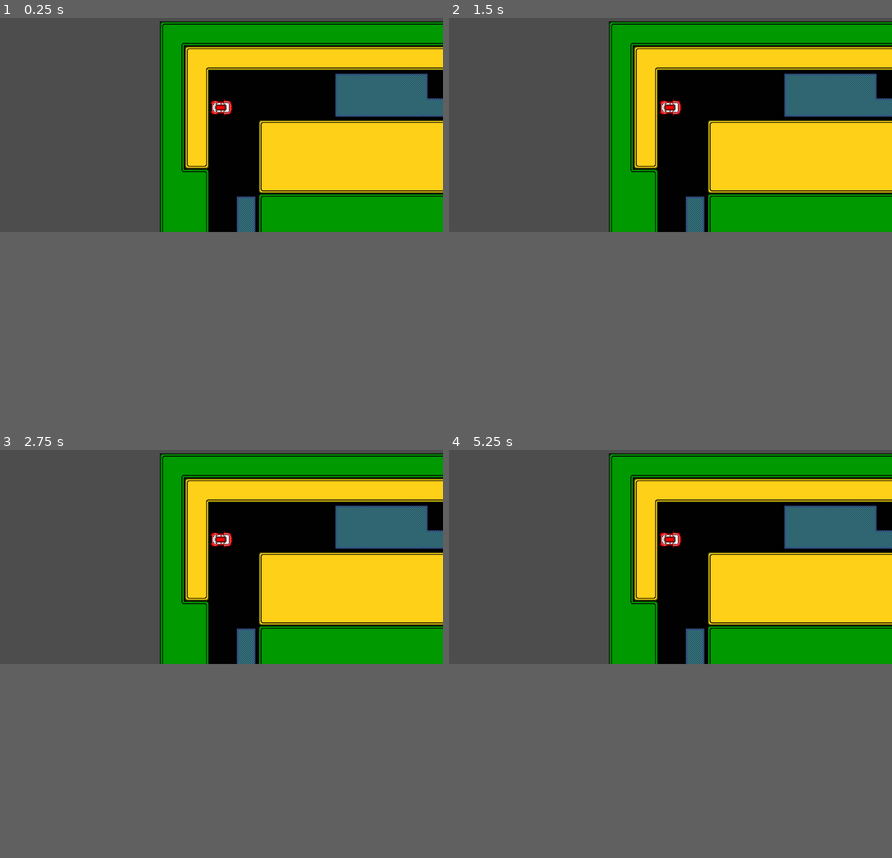
Above: before the commit, frames 1-4 (two rows, left to right).
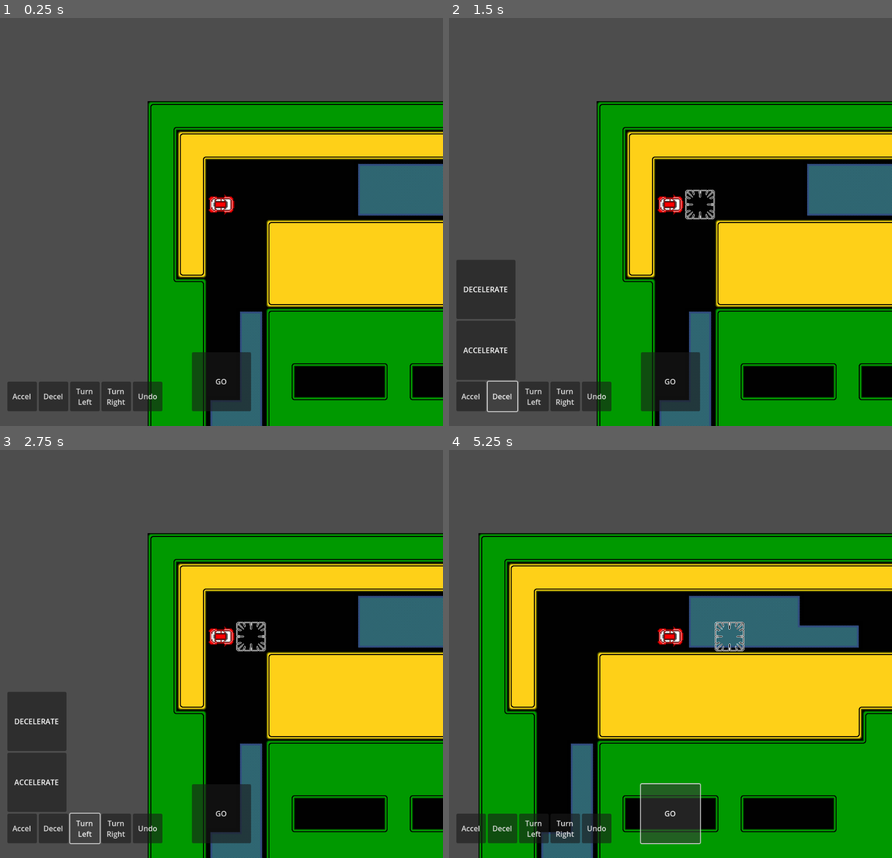
Above: after the commit, the same moments.

Repository: mperez68/wild-jam-88
Game: Godot game, scene res://main_scenes/abstract/game.tscn
Same seed, same stepped clock (60 frames per second), same inputs: the game is played once before the commit and once after it.
Inputs (mouse positions are in pixels of both pictures, inside the frame that each line leads up to):
- Up to frame 1 (0.25 s): no input
- Up to frame 2 (1.5 s): click (471, 213) at 0.5 s, where only the run after the commit has a clickable "Accel"; click (502, 213) at 1.25 s, where only the run after the commit has a clickable "Decel"
- Up to frame 3 (2.75 s): click (84, 645) at 2 s, where only the run after the commit has a clickable "Turn Left"
- Up to frame 4 (5.25 s): click (564, 645) at 2.75 s, where only the run after the commit has a clickable "Turn Right"; click (595, 645) at 3.5 s, where only the run after the commit has a clickable "Undo"; click (670, 637) at 4.25 s, where only the run after the commit has a clickable "GO"; click (670, 637) at 5 s, where only the run after the commit has a clickable "GO"
In our replay, the window is 799x449 before the commit and 799x799 after it. These sizes can differ from the game's own. Grey fills any space a smaller window leaves; there, only what the larger window draws over its background counts as a difference.

The runs differ from the first frame. In frame 1, 62% of the frame differs, in the area x 1-100%, y 0-100%; in frame 2, 63%; in frame 3, 63%; in frame 4, 67%, in the area x 0-100%, y 0-100%.

Commit message:
inputs from hud

Diff:
--- a/game_objects/scripts/camera.gd
+++ b/game_objects/scripts/camera.gd
@@ -7,6 +7,10 @@
 var pan_vector: Vector2 = Vector2.ZERO
 
 # ENGINE
+func _ready() -> void:
+	SignalBus.center_camera.connect(_on_center_camera)
+	SignalBus.lock_camera.connect(_on_lock_camera)
+
 func _process(delta: float) -> void:
 	if locked:
 		return
@@ -29,3 +33,8 @@
 
 
 # SIGNALS
+func _on_center_camera(node: Node2D):
+	follow_target = node
+
+func _on_lock_camera(is_locked: bool):
+	locked = is_locked
--- a/game_objects/scripts/car.gd
+++ b/game_objects/scripts/car.gd
@@ -1,5 +1,7 @@
 @tool
 class_name Car extends GridNode2D
+
+enum Action{ ACCELERATE, DECELERATE, TURN_LEFT, TURN_RIGHT, DO_ACTIONS }
 
 const MARKER: PackedScene = preload("res://game_objects/marker.tscn")
 
@@ -13,35 +15,34 @@
 var speed: Vector3i = Vector3i.ZERO
 
 # ENGINE
-func _input(event: InputEvent) -> void:	# TODO temp
-	if event.is_action_pressed("ui_accept"):
-		do_actions()
-	elif event.is_action_pressed("ui_up"):
-		accelerate(acceleration_rate)
-	elif event.is_action_pressed("ui_down"):
-		decelerate(deceleration_rate)
-	elif event.is_action_pressed("ui_left"):
-		turn(false)
-	elif event.is_action_pressed("ui_right"):
-		turn(true)
+#func _input(event: InputEvent) -> void:	# TODO temp
+	#if event.is_action_pressed("ui_accept"):
+		#do_actions()
+	#elif event.is_action_pressed("ui_up"):
+		#accelerate(acceleration_rate)
+	#elif event.is_action_pressed("ui_down"):
+		#decelerate(deceleration_rate)
+	#elif event.is_action_pressed("ui_left"):
+		#turn(false)
+	#elif event.is_action_pressed("ui_right"):
+		#turn(true)
 
 
 # PUBLIC
-func accelerate(value: int):
-	speed += get_facing_vector_3d() * value
+func accelerate(value: int, undo: bool = false):
+	speed += get_facing_vector_3d() * value * (-1 if undo else 1)
 	project_actions()
 
-func decelerate(value: int):
-	speed -= get_facing_vector_3d() * value
+func decelerate(value: int, undo: bool = false):
+	speed -= get_facing_vector_3d() * value * (-1 if undo else 1)
 	project_actions()
 
-func turn(right: bool):
-	var new_facing: int = (facing + (1 if right else -1)) % Facing.size()
+func turn(right: bool, undo: bool = false):
+	var new_facing: int = (facing + ( (1 if right else -1) * (-1 if undo else 1) )) % Facing.size()
 	if new_facing < 0:
 		new_facing += Facing.size()
 	facing = (new_facing) as Facing
 	project_actions()
-
 
 func do_actions():
 	smoke_sprite.play("puff")
@@ -88,3 +89,16 @@
 func _on_smoke_sprite_animation_finished() -> void:
 	if smoke_sprite.animation == "puff":
 		smoke_sprite.play("idle")
+
+func _on_hud_action_pressed(action: Action, undo: bool) -> void:
+	match action:
+		Action.ACCELERATE:
+			accelerate(acceleration_rate, undo)
+		Action.DECELERATE:
+			decelerate(deceleration_rate, undo)
+		Action.TURN_LEFT:
+			turn(false, undo)
+		Action.TURN_RIGHT:
+			turn(true, undo)
+		Action.DO_ACTIONS:
+			do_actions()
--- /dev/null
+++ b/global/scripts/signal_bus.gd
@@ -0,0 +1,6 @@
+extends Node
+
+@warning_ignore("unused_signal")
+signal center_camera(node: Node2D)
+@warning_ignore("unused_signal")
+signal lock_camera(is_locked: bool)
--- /dev/null
+++ b/global/signal_bus.tscn
@@ -0,0 +1,6 @@
+[gd_scene load_steps=2 format=3 uid="uid://kumii6fnhl0k"]
+
+[ext_resource type="Script" uid="uid://8ab2hnjf82s" path="res://global/scripts/signal_bus.gd" id="1_slp6l"]
+
+[node name="SignalBus" type="Node"]
+script = ExtResource("1_slp6l")
--- a/main_scenes/abstract/game.tscn
+++ b/main_scenes/abstract/game.tscn
@@ -1,6 +1,7 @@
-[gd_scene load_steps=9 format=4 uid="uid://bgfikyxrkdq4y"]
+[gd_scene load_steps=10 format=4 uid="uid://bgfikyxrkdq4y"]
 
 [ext_resource type="Script" uid="uid://c7w7oup6gvr1h" path="res://game_objects/scripts/camera.gd" id="1_gehsp"]
+[ext_resource type="PackedScene" uid="uid://c1hamfe2olpfm" path="res://ui/hud.tscn" id="1_nstr0"]
 [ext_resource type="Script" uid="uid://72wx23wqtp5u" path="res://game_objects/scripts/map.gd" id="2_e2uy4"]
 [ext_resource type="Texture2D" uid="uid://canv5wfufrd3w" path="res://assets/terrain_set.png" id="2_hvtmv"]
 [ext_resource type="Texture2D" uid="uid://blmget1ykmill" path="res://assets/ice_road.png" id="3_e2uy4"]
@@ -1086,6 +1087,8 @@
 
 [node name="Game" type="Node2D"]
 
+[node name="HUD" parent="." instance=ExtResource("1_nstr0")]
+
 [node name="Camera" type="Camera2D" parent="." node_paths=PackedStringArray("follow_target")]
 script = ExtResource("1_gehsp")
 follow_target = NodePath("../Car")
@@ -1101,3 +1104,5 @@
 position = Vector2(160, 224)
 acceleration_rate = 2
 grid_3d_position = Vector3i(2, 3, 0)
+
+[connection signal="action_pressed" from="HUD" to="Car" method="_on_hud_action_pressed"]
--- a/project.godot
+++ b/project.godot
@@ -18,6 +18,16 @@
 [autoload]
 
 MyUtil="*res://global/my_util.tscn"
+SignalBus="*res://global/signal_bus.tscn"
+
+[display]
+
+window/size/viewport_width=960
+window/size/viewport_height=960
+
+[gui]
+
+theme/custom="uid://c4wnlbd1mlp7"
 
 [input]
 
--- /dev/null
+++ b/resources/theme.tres
@@ -0,0 +1,7 @@
+[gd_resource type="Theme" format=3 uid="uid://c4wnlbd1mlp7"]
+
+[resource]
+MarginContainer/constants/margin_bottom = 32
+MarginContainer/constants/margin_left = 16
+MarginContainer/constants/margin_right = 16
+MarginContainer/constants/margin_top = 32
--- /dev/null
+++ b/ui/action_tile.tscn
@@ -0,0 +1,31 @@
+[gd_scene load_steps=3 format=3 uid="uid://17huhevfgy52"]
+
+[ext_resource type="Script" uid="uid://drind7vr7aoqe" path="res://ui/scripts/action_tile.gd" id="1_2td78"]
+
+[sub_resource type="StyleBoxFlat" id="StyleBoxFlat_4cdjm"]
+content_margin_left = 0.0
+content_margin_top = 0.0
+content_margin_right = 0.0
+content_margin_bottom = 0.0
+bg_color = Color(0.1, 0.1, 0.1, 0.6)
+corner_radius_top_left = 3
+corner_radius_top_right = 3
+corner_radius_bottom_right = 3
+corner_radius_bottom_left = 3
+corner_detail = 5
+
+[node name="ActionTile" type="PanelContainer"]
+custom_minimum_size = Vector2(128, 128)
+theme_override_styles/panel = SubResource("StyleBoxFlat_4cdjm")
+script = ExtResource("1_2td78")
+
+[node name="VBoxContainer" type="VBoxContainer" parent="."]
+layout_mode = 2
+alignment = 1
+
+[node name="TextLabel" type="Label" parent="VBoxContainer"]
+unique_name_in_owner = true
+layout_mode = 2
+text = "Action"
+horizontal_alignment = 1
+vertical_alignment = 1
--- /dev/null
+++ b/ui/hud.tscn
@@ -0,0 +1,90 @@
+[gd_scene load_steps=4 format=3 uid="uid://c1hamfe2olpfm"]
+
+[ext_resource type="Script" uid="uid://ckg8crmjihvtg" path="res://ui/scripts/hud.gd" id="1_rbyyf"]
+[ext_resource type="PackedScene" uid="uid://dm2bnda2ccam2" path="res://ui/sfx_button.tscn" id="2_276te"]
+[ext_resource type="PackedScene" uid="uid://17huhevfgy52" path="res://ui/action_tile.tscn" id="3_546lt"]
+
+[node name="HUD" type="CanvasLayer"]
+script = ExtResource("1_rbyyf")
+
+[node name="MarginContainer" type="MarginContainer" parent="."]
+anchors_preset = 15
+anchor_right = 1.0
+anchor_bottom = 1.0
+grow_horizontal = 2
+grow_vertical = 2
+
+[node name="Control" type="Control" parent="MarginContainer"]
+layout_mode = 2
+
+[node name="HBoxContainer" type="HBoxContainer" parent="MarginContainer/Control"]
+layout_mode = 1
+anchors_preset = 12
+anchor_top = 1.0
+anchor_right = 1.0
+anchor_bottom = 1.0
+grow_horizontal = 2
+grow_vertical = 0
+
+[node name="AccelButton" parent="MarginContainer/Control/HBoxContainer" instance=ExtResource("2_276te")]
+layout_mode = 2
+text = "Accel"
+
+[node name="DecelButton" parent="MarginContainer/Control/HBoxContainer" instance=ExtResource("2_276te")]
+layout_mode = 2
+text = "Decel"
+
+[node name="LeftButton" parent="MarginContainer/Control/HBoxContainer" instance=ExtResource("2_276te")]
+layout_mode = 2
+text = "Turn
+Left"
+
+[node name="RightButton" parent="MarginContainer/Control/HBoxContainer" instance=ExtResource("2_276te")]
+layout_mode = 2
+text = "Turn
+Right"
+
+[node name="UndoButton" parent="MarginContainer/Control/HBoxContainer" instance=ExtResource("2_276te")]
+layout_mode = 2
+text = "Undo"
+
+[node name="GoButton" parent="MarginContainer/Control" instance=ExtResource("2_276te")]
+custom_minimum_size = Vector2(128, 128)
+layout_mode = 1
+anchors_preset = 7
+anchor_left = 0.5
+anchor_top = 1.0
+anchor_right = 0.5
+anchor_bottom = 1.0
+offset_left = -32.0
+offset_top = -64.0
+offset_right = 32.0
+offset_bottom = 0.0
+grow_horizontal = 2
+grow_vertical = 0
+text = "GO"
+
+[node name="ActionTileContainer" type="VBoxContainer" parent="MarginContainer/Control"]
+unique_name_in_owner = true
+layout_mode = 1
+anchors_preset = 2
+anchor_top = 1.0
+anchor_bottom = 1.0
+offset_top = -68.0
+offset_bottom = -68.0
+grow_vertical = 0
+alignment = 2
+
+[node name="ActionTile" parent="MarginContainer/Control/ActionTileContainer" instance=ExtResource("3_546lt")]
+layout_mode = 2
+
+[node name="ActionTile2" parent="MarginContainer/Control/ActionTileContainer" instance=ExtResource("3_546lt")]
+layout_mode = 2
+action = 2
+
+[connection signal="pressed" from="MarginContainer/Control/HBoxContainer/AccelButton" to="." method="_on_button_pressed" binds= [0]]
+[connection signal="pressed" from="MarginContainer/Control/HBoxContainer/DecelButton" to="." method="_on_button_pressed" binds= [1]]
+[connection signal="pressed" from="MarginContainer/Control/HBoxContainer/LeftButton" to="." method="_on_button_pressed" binds= [2]]
+[connection signal="pressed" from="MarginContainer/Control/HBoxContainer/RightButton" to="." method="_on_button_pressed" binds= [3]]
+[connection signal="pressed" from="MarginContainer/Control/HBoxContainer/UndoButton" to="." method="_on_undo_button_pressed"]
+[connection signal="pressed" from="MarginContainer/Control/GoButton" to="." method="_on_go_button_pressed"]
--- /dev/null
+++ b/ui/scripts/action_tile.gd
@@ -0,0 +1,24 @@
+@tool
+class_name ActionTile extends PanelContainer
+
+@onready var text_label: Label = %TextLabel
+
+@export var action: Car.Action = Car.Action.ACCELERATE:
+	set(value):
+		action = value
+		if text_label:
+			text_label.text = Car.Action.keys()[action].replace("_", " ")
+
+
+# ENGINE
+func _ready():
+	action = action
+
+
+# PUBLIC
+
+
+# PRIVATE
+
+
+# SIGNALS
--- /dev/null
+++ b/ui/scripts/hud.gd
@@ -0,0 +1,45 @@
+class_name Hud extends CanvasLayer
+
+signal action_pressed(action: Car.Action, undo: bool)
+
+const ACTION_TILE: PackedScene = preload("res://ui/action_tile.tscn")
+
+@onready var action_tile_container: VBoxContainer = %ActionTileContainer
+
+var action_limit: int = 2
+var action_queue: Array[Car.Action] = []
+
+
+# ENGINE
+func _ready() -> void:
+	_empty_action_tiles()
+
+
+# PUBLIC
+
+
+# PRIVATE
+func _empty_action_tiles():
+	for child in action_tile_container.get_children():
+		child.queue_free()
+
+
+# SIGNALS
+func _on_button_pressed(action: Car.Action) -> void:
+	if action_tile_container.get_children().size() < action_limit:
+		action_pressed.emit(action, false)
+		var new_tile: ActionTile = ACTION_TILE.instantiate()
+		new_tile.action = action
+		action_tile_container.add_child(new_tile)
+		action_tile_container.move_child(new_tile, 0)
+
+func _on_undo_button_pressed() -> void:
+	var children: Array[Node] = action_tile_container.get_children()
+	if children.size() > 0:
+		var removed_tile = children.pop_front()
+		action_pressed.emit(removed_tile.action, true)
+		removed_tile.queue_free()
+
+func _on_go_button_pressed() -> void:
+	_empty_action_tiles()
+	action_pressed.emit(Car.Action.DO_ACTIONS, false)
--- /dev/null
+++ b/ui/scripts/sfx_button.gd
@@ -0,0 +1,15 @@
+class_name SfxButton extends Button
+
+
+# ENGINE
+func _ready():
+	pass
+
+
+# PUBLIC
+
+
+# PRIVATE
+
+
+# SIGNALS
--- /dev/null
+++ b/ui/sfx_button.tscn
@@ -0,0 +1,9 @@
+[gd_scene load_steps=2 format=3 uid="uid://dm2bnda2ccam2"]
+
+[ext_resource type="Script" uid="uid://bhp1o18mt2uds" path="res://ui/scripts/sfx_button.gd" id="1_chgxa"]
+
+[node name="SfxButton" type="Button"]
+custom_minimum_size = Vector2(64, 64)
+offset_right = 8.0
+offset_bottom = 8.0
+script = ExtResource("1_chgxa")
Binary file added: assets/outlines.png
Not shown, added: assets/outlines.png.import
Not shown, added: global/scripts/signal_bus.gd.uid
Not shown, added: ui/scripts/action_tile.gd.uid
Not shown, added: ui/scripts/hud.gd.uid
Not shown, added: ui/scripts/sfx_button.gd.uid
